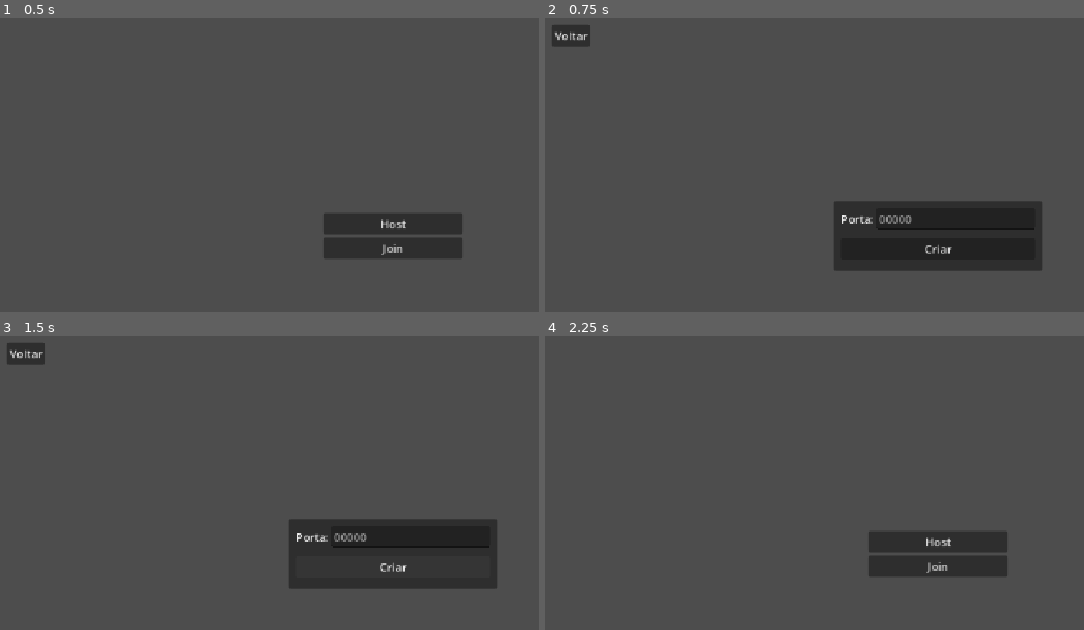
Above: before the commit, frames 1-4 (two rows, left to right).
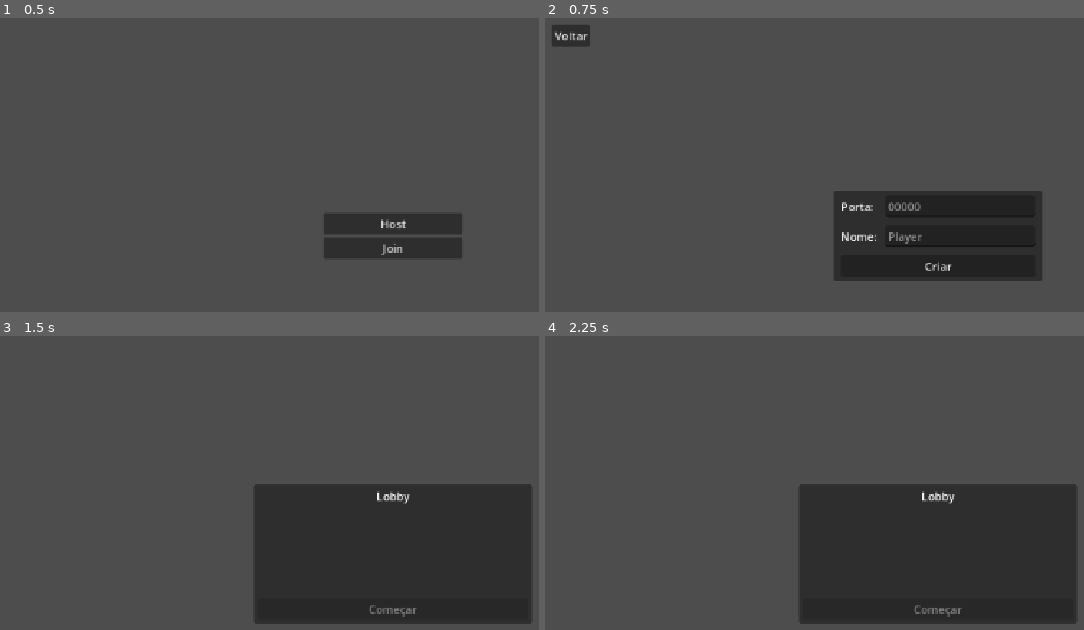
Above: after the commit, the same moments.

Repository: Pedr0P4/magikast
Game: Godot game, scene res://scenes/UI/menu.tscn
Two runs of this game, one before a commit and one after it. Both use one fixed random seed, a clock stepped at 60 frames per second and the inputs below.
Inputs (mouse positions are in pixels of both pictures, inside the frame that each line leads up to):
- Up to frame 1 (0.5 s): no input
- Up to frame 2 (0.75 s): click "Host" at 0.5 s
- Up to frame 3 (1.5 s): click "Criar" at 1.25 s
- Up to frame 4 (2.25 s): click (571, 353) at 2 s, where only the run before the commit has a clickable "Voltar"

Frame 1 is identical in both runs. In frame 2, 3.4% of the frame differs, in the area x 53-93%, y 58-90%; in frame 3, 16%; in frame 4, 20%, in the area x 47-99%, y 50-98%.

Commit message:
:sparkles: feat(game): Conexões e Lobby feitos

Diff:
--- a/project.godot
+++ b/project.godot
@@ -15,6 +15,10 @@
 config/features=PackedStringArray("4.7", "GL Compatibility")
 config/icon="res://icon.svg"
 
+[autoload]
+
+NetworkHandler="*uid://4fxrsynnl1tf"
+
 [display]
 
 window/stretch/mode="canvas_items"
--- /dev/null
+++ b/scenes/UI/lobby.tscn
@@ -0,0 +1,58 @@
+[gd_scene format=3 uid="uid://cdhshv15yl3n7"]
+
+[ext_resource type="Script" uid="uid://rrcy4ia77lm4" path="res://scripts/UI/lobby.gd" id="1_pdsg6"]
+
+[node name="Lobby" type="Control" unique_id=38159578]
+layout_mode = 3
+anchors_preset = 15
+anchor_right = 1.0
+anchor_bottom = 1.0
+grow_horizontal = 2
+grow_vertical = 2
+script = ExtResource("1_pdsg6")
+
+[node name="Panel" type="Panel" parent="." unique_id=2008423108]
+custom_minimum_size = Vector2(400, 200)
+layout_mode = 1
+anchors_preset = 8
+anchor_left = 0.5
+anchor_top = 0.5
+anchor_right = 0.5
+anchor_bottom = 0.5
+offset_left = -20.0
+offset_top = -20.0
+offset_right = 20.0
+offset_bottom = 20.0
+grow_horizontal = 2
+grow_vertical = 2
+
+[node name="MarginContainer" type="MarginContainer" parent="Panel" unique_id=1708256696]
+layout_mode = 1
+anchors_preset = 15
+anchor_right = 1.0
+anchor_bottom = 1.0
+grow_horizontal = 2
+grow_vertical = 2
+theme_override_constants/margin_left = 5
+theme_override_constants/margin_top = 5
+theme_override_constants/margin_right = 5
+theme_override_constants/margin_bottom = 5
+
+[node name="VBoxContainer" type="VBoxContainer" parent="Panel/MarginContainer" unique_id=281453133]
+layout_mode = 2
+theme_override_constants/separation = 11
+
+[node name="Label" type="Label" parent="Panel/MarginContainer/VBoxContainer" unique_id=1082649227]
+layout_mode = 2
+text = "Lobby"
+horizontal_alignment = 1
+
+[node name="PlayersContainer" type="VBoxContainer" parent="Panel/MarginContainer/VBoxContainer" unique_id=1872044593]
+layout_mode = 2
+
+[node name="StartButton" type="Button" parent="Panel/MarginContainer/VBoxContainer" unique_id=14527281]
+layout_mode = 2
+size_flags_vertical = 10
+text = "Começar"
+
+[connection signal="pressed" from="Panel/MarginContainer/VBoxContainer/StartButton" to="." method="_on_start_button_pressed"]
--- a/scenes/UI/menu.tscn
+++ b/scenes/UI/menu.tscn
@@ -57,7 +57,7 @@
 
 [node name="HostPanel" type="Panel" parent="." unique_id=127216292]
 visible = false
-custom_minimum_size = Vector2(300, 100)
+custom_minimum_size = Vector2(300, 130)
 layout_mode = 1
 anchors_preset = 8
 anchor_left = 0.5
@@ -91,6 +91,7 @@
 layout_mode = 2
 
 [node name="PortLabel" type="Label" parent="HostPanel/MarginContainer/VBoxContainer/HBoxContainer" unique_id=2072390658]
+custom_minimum_size = Vector2(60, 0)
 layout_mode = 2
 text = "Porta:"
 
@@ -99,13 +100,27 @@
 size_flags_horizontal = 3
 placeholder_text = "00000"
 
+[node name="HBoxContainer2" type="HBoxContainer" parent="HostPanel/MarginContainer/VBoxContainer" unique_id=1044092037]
+layout_mode = 2
+
+[node name="NameLabel" type="Label" parent="HostPanel/MarginContainer/VBoxContainer/HBoxContainer2" unique_id=600186834]
+custom_minimum_size = Vector2(60, 0)
+layout_mode = 2
+text = "Nome:"
+
+[node name="NameInput" type="LineEdit" parent="HostPanel/MarginContainer/VBoxContainer/HBoxContainer2" unique_id=1053699215]
+layout_mode = 2
+size_flags_horizontal = 3
+placeholder_text = "Player"
+
 [node name="CreateButton" type="Button" parent="HostPanel/MarginContainer/VBoxContainer" unique_id=465701784]
 layout_mode = 2
+size_flags_vertical = 10
 text = "Criar"
 
 [node name="JoinPanel" type="Panel" parent="." unique_id=1266082724]
 visible = false
-custom_minimum_size = Vector2(300, 100)
+custom_minimum_size = Vector2(300, 125)
 layout_mode = 1
 anchors_preset = 8
 anchor_left = 0.5
@@ -133,6 +148,7 @@
 
 [node name="VBoxContainer" type="VBoxContainer" parent="JoinPanel/MarginContainer" unique_id=542066416]
 layout_mode = 2
+theme_override_constants/separation = 5
 
 [node name="HBoxContainer" type="HBoxContainer" parent="JoinPanel/MarginContainer/VBoxContainer" unique_id=1039995135]
 layout_mode = 2
@@ -163,7 +179,18 @@
 layout_mode = 2
 placeholder_text = "00000"
 
-[node name="JoinButton" type="Button" parent="JoinPanel/MarginContainer/VBoxContainer" unique_id=18342171]
+[node name="HBoxContainer2" type="HBoxContainer" parent="JoinPanel/MarginContainer/VBoxContainer" unique_id=359071988]
+layout_mode = 2
+
+[node name="NameLabel" type="Label" parent="JoinPanel/MarginContainer/VBoxContainer/HBoxContainer2" unique_id=1346331917]
+layout_mode = 2
+text = "Nome:"
+
+[node name="NameInput" type="LineEdit" parent="JoinPanel/MarginContainer/VBoxContainer/HBoxContainer2" unique_id=101201427]
+layout_mode = 2
+size_flags_horizontal = 3
+
+[node name="JoinButton" type="Button" parent="JoinPanel/MarginContainer" unique_id=18342171]
 layout_mode = 2
 size_flags_vertical = 10
 text = "Join"
@@ -171,3 +198,5 @@
 [connection signal="pressed" from="BackButton/BackButton" to="." method="_on_back_button_pressed"]
 [connection signal="pressed" from="MenuButtons/HostButton" to="." method="_on_host_button_pressed"]
 [connection signal="pressed" from="MenuButtons/JoinButton" to="." method="_on_join_button_pressed"]
+[connection signal="pressed" from="HostPanel/MarginContainer/VBoxContainer/CreateButton" to="." method="_on_create_button_pressed"]
+[connection signal="pressed" from="JoinPanel/MarginContainer/JoinButton" to="." method="_on_join_server_button_pressed"]
--- /dev/null
+++ b/scenes/UI/player_container.tscn
@@ -0,0 +1,30 @@
+[gd_scene format=3 uid="uid://bxeysv6prbdu8"]
+
+[ext_resource type="Script" uid="uid://bdl6wbdjvism8" path="res://scripts/UI/player_container.gd" id="1_i4iqg"]
+
+[node name="PlayerContainer" type="Panel" unique_id=22162997]
+custom_minimum_size = Vector2(0, 50)
+offset_right = 40.0
+offset_bottom = 40.0
+size_flags_horizontal = 3
+script = ExtResource("1_i4iqg")
+
+[node name="MarginContainer" type="MarginContainer" parent="." unique_id=19213099]
+layout_mode = 1
+anchors_preset = 15
+anchor_right = 1.0
+anchor_bottom = 1.0
+grow_horizontal = 2
+grow_vertical = 2
+theme_override_constants/margin_left = 10
+theme_override_constants/margin_top = 5
+theme_override_constants/margin_right = 10
+theme_override_constants/margin_bottom = 5
+
+[node name="HBoxContainer" type="HBoxContainer" parent="MarginContainer" unique_id=1381804398]
+layout_mode = 2
+size_flags_horizontal = 4
+
+[node name="NameLabel" type="Label" parent="MarginContainer/HBoxContainer" unique_id=1438246522]
+layout_mode = 2
+text = "Nome"
--- /dev/null
+++ b/scenes/game.tscn
@@ -0,0 +1,3 @@
+[gd_scene format=3 uid="uid://bxjgtlo1nh5n2"]
+
+[node name="Game" type="Node2D" unique_id=233544582]
--- /dev/null
+++ b/scripts/UI/lobby.gd
@@ -0,0 +1,41 @@
+extends Control
+
+@onready var players_container = $Panel/MarginContainer/VBoxContainer/PlayersContainer;
+@onready var start_button = $Panel/MarginContainer/VBoxContainer/StartButton;
+
+var player_container_scene = preload("res://scenes/UI/player_container.tscn");
+
+func _ready() -> void:
+	NetworkHandler.players_changed.connect(_on_players_changed);
+	NetworkHandler.server_closed.connect(_on_server_closed);
+	update_players();
+
+	if not multiplayer.is_server():
+		start_button.visible = false;
+	start_button.disabled = true;
+
+func update_players() -> void:
+	var players_connected = NetworkHandler.players;
+
+	if players_connected.size() > 1 and multiplayer.is_server():
+		start_button.disabled = false;
+
+	for child in players_container.get_children():
+		child.queue_free();
+	for player in players_connected:
+		var player_container = player_container_scene.instantiate();
+		player_container.display_name = players_connected[player]["name"];
+		players_container.add_child(player_container);
+
+func _on_players_changed():
+	update_players();
+
+func _on_server_closed():
+	get_tree().change_scene_to_file("res://scenes/UI/menu.tscn");
+
+func _on_start_button_pressed() -> void:
+	start_game.rpc();
+
+@rpc("authority", "call_local", "reliable")
+func start_game() -> void:
+	get_tree().change_scene_to_file("res://scenes/game.tscn");
--- /dev/null
+++ b/scripts/UI/player_container.gd
@@ -0,0 +1,8 @@
+extends Panel
+
+@export var display_name: String;
+
+@onready var name_label = $MarginContainer/HBoxContainer/NameLabel;
+
+func _ready() -> void:
+	name_label.text = display_name if display_name else "Player";
--- a/scripts/autoload/network_handler.gd
+++ b/scripts/autoload/network_handler.gd
@@ -1,10 +1,113 @@
 extends Node
+
+signal players_changed;
+signal server_closed;
 
 const MAX_PLAYERS = 2;
 const DEFAULT_IP = "127.0.0.1";
-const DEFAULT_PORT = "7777";
+const DEFAULT_PORT: int = 7777;
+const JOINING = "Joining";
+const JOINED = "Joined";
 
 var peer = ENetMultiplayerPeer.new();
 
+var players: Dictionary;
+
 func _ready() -> void:
-	pass;
+	multiplayer.peer_connected.connect(_on_peer_connected);
+	multiplayer.peer_disconnected.connect(_on_peer_disconnected);
+	multiplayer.connected_to_server.connect(_on_connected_to_server);
+	multiplayer.connection_failed.connect(_on_connection_failed);
+	multiplayer.server_disconnected.connect(_on_server_disconnected);
+
+# ==============================================================================
+# MÉTODOS DE CONEXÃO
+# ==============================================================================
+
+func host_game(port: int = DEFAULT_PORT, host_name: String = "Host"):
+	var err = peer.create_server(port, MAX_PLAYERS);
+	if err != OK:
+		print("Erro ao criar o servidor: ", err);
+		return;
+
+	multiplayer.multiplayer_peer = peer;
+	print("Servidor (Host) iniciado na porta ", str(port));
+	players[peer.get_unique_id()] = {
+		"name" : host_name,
+		"status" : JOINED
+	};
+
+func join_game(ip: String = DEFAULT_IP, port: int = DEFAULT_PORT, client_name: String = "Player"):
+	var err = peer.create_client(ip, port);
+	if err != OK:
+		print("Erro ao configurar o cliente: ", err);
+		return;
+
+	multiplayer.multiplayer_peer = peer;
+	print("Tentando conectar ao IP: ", ip);
+	players[peer.get_unique_id()] = {
+		"name" : client_name,
+		"status" : JOINING
+	};
+
+# ==============================================================================
+# CALLBACKS DOS SINAIS DE REDE
+# ==============================================================================
+
+func _on_peer_connected(id: int):
+	# Disparado quando QUALQUER pessoa conecta (incluindo o host recebendo um cliente)
+	print("Conectado: ", id);
+
+func _on_peer_disconnected(id: int):
+	# Disparado quando alguém sai ou a conexão cai
+	print("Jogador desconectado: ", id);
+	players.erase(id);
+
+	if multiplayer.is_server():
+		client_update_player_list.rpc(players);
+
+func _on_connected_to_server():
+	# Disparado APENAS no cliente quando ele entra na sala com sucesso
+	print("Conexão com o servidor estabelecida com sucesso!");
+	var id = multiplayer.get_unique_id();
+	var cname = players[id]["name"];
+
+	server_register_player.rpc_id(1, cname);
+
+func _on_connection_failed():
+	# Disparado no cliente se o IP/Porta não existirem ou houver bloqueio
+	print("Falha ao tentar conectar. Verifique o IP ou o Firewall.")
+	players.clear();
+	multiplayer.multiplayer_peer = null
+
+func _on_server_disconnected():
+	# Disparado no cliente se o host fechar o jogo
+	print("O servidor foi fechado.")
+	players.clear();
+	multiplayer.multiplayer_peer = null
+	server_closed.emit()
+
+# ==============================================================================
+# MÉTODOS RPC
+# ==============================================================================
+
+@rpc("any_peer", "call_remote", "reliable")
+func server_register_player(client_name: String):
+	var sender_id = multiplayer.get_remote_sender_id();
+
+	# O servidor registra o cliente no dicionário dele
+	players[sender_id] = {
+		"name": client_name,
+		"status": JOINED
+	};
+
+	# Agora que o servidor tem a lista atualizada, ele força TODOS os clientes
+	# a atualizarem seus dicionários locais com a lista oficial do servidor.
+	rpc("client_update_player_list", players);
+
+@rpc("authority", "call_local", "reliable")
+func client_update_player_list(server_player_dict: Dictionary):
+	# Todos recebem a cópia exata do dicionário do servidor
+	players = server_player_dict;
+	print("Lista de jogadores atualizada na máquina ", multiplayer.get_unique_id(), ": ", players);
+	players_changed.emit();
--- a/scripts/menu.gd
+++ b/scripts/menu.gd
@@ -4,6 +4,11 @@
 @onready var host_panel = $HostPanel;
 @onready var join_panel = $JoinPanel;
 @onready var back_button = $BackButton;
+@onready var host_port_input = $HostPanel/MarginContainer/VBoxContainer/HBoxContainer/PortInput;
+@onready var host_name_input = $HostPanel/MarginContainer/VBoxContainer/HBoxContainer2/NameInput;
+@onready var client_ip_input = $JoinPanel/MarginContainer/VBoxContainer/HBoxContainer/HBoxContainer/IPInput;
+@onready var client_port_input = $JoinPanel/MarginContainer/VBoxContainer/HBoxContainer/HBoxContainer2/PortInput;
+@onready var client_name_input = $JoinPanel/MarginContainer/VBoxContainer/HBoxContainer2/NameInput;
 
 func _on_host_button_pressed() -> void:
 	menu_buttons.visible = false;
@@ -22,3 +27,11 @@
 	host_panel.visible = false;
 	join_panel.visible = false;
 	back_button.visible = false;
+
+func _on_create_button_pressed() -> void:
+	NetworkHandler.host_game(int(host_port_input.text), host_name_input.text);
+	get_tree().change_scene_to_file("res://scenes/UI/lobby.tscn");
+
+func _on_join_server_button_pressed() -> void:
+	NetworkHandler.join_game(client_ip_input.text, int(client_port_input.text), client_name_input.text);
+	get_tree().change_scene_to_file("res://scenes/UI/lobby.tscn");
Not shown, added: scripts/UI/lobby.gd.uid
Not shown, added: scripts/UI/player_container.gd.uid
